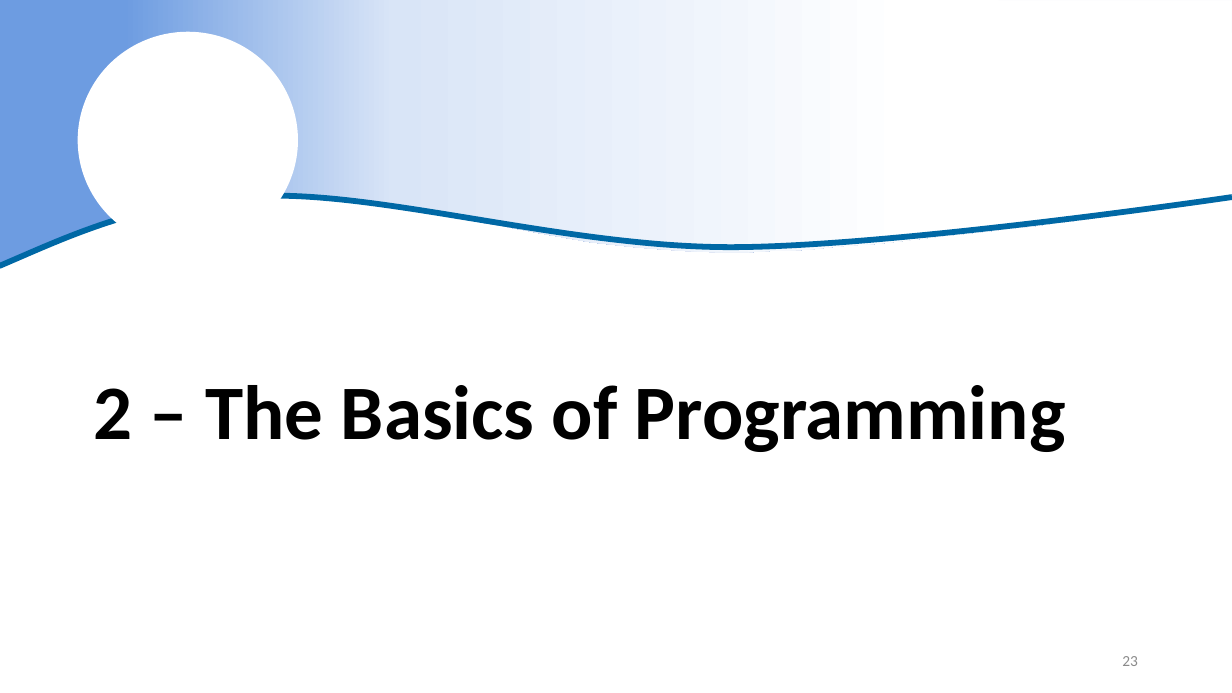
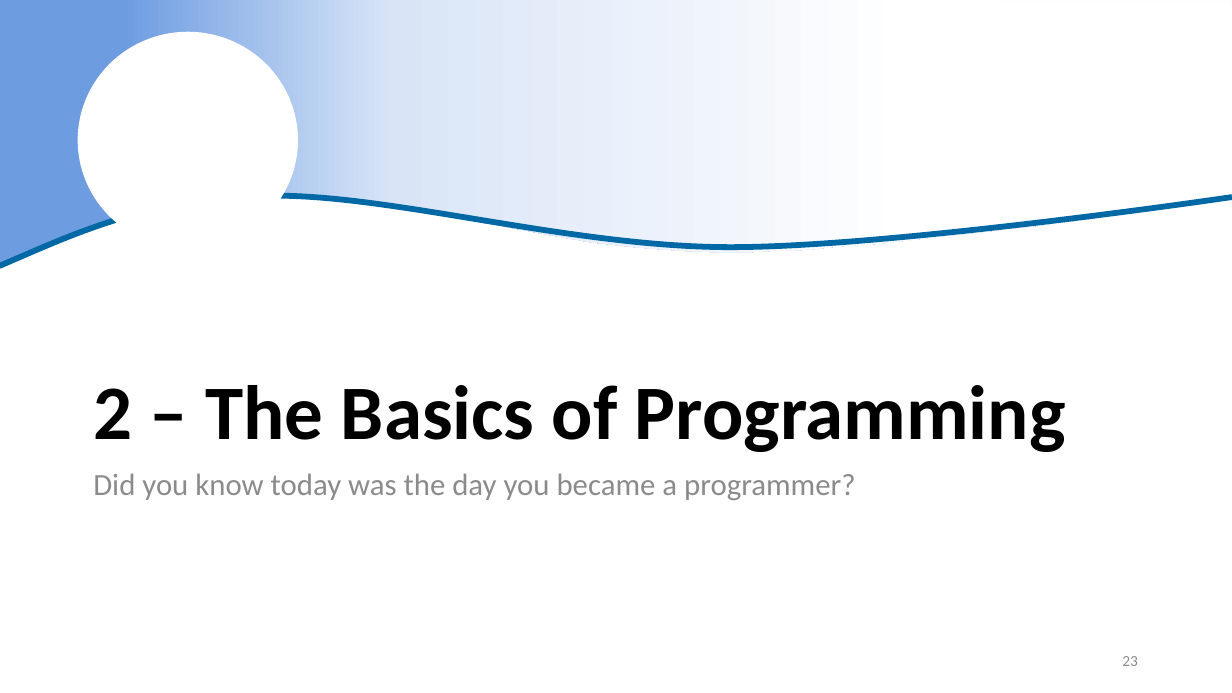
Before and after one commit to justinpriest/R_Intro_ADFG, a slide deck: slide 23 of The Basics of R.pptx. Drawn at 1232x693 pixels with LibreOffice and Linux fonts; fonts in the diff are those of the drawing; background and template pictures are left out. Boxes give left, top, right and bottom in pixels: in the first picture for what was removed or moved away, otherwise in the second. Text is boxed around its words. In the diff, an @@ line names an element or a change of style, - is before the commit and + after.

```diff
--- a/The Basics of R.pptx
+++ b/The Basics of R.pptx
@@ text added at [93, 473, 855, 500], 24 pt, text #8C8C8C @@
+Did you know today was the day you became a programmer?
```
Also in this commit, not shown: 8 other slides changed, 1 other file.
